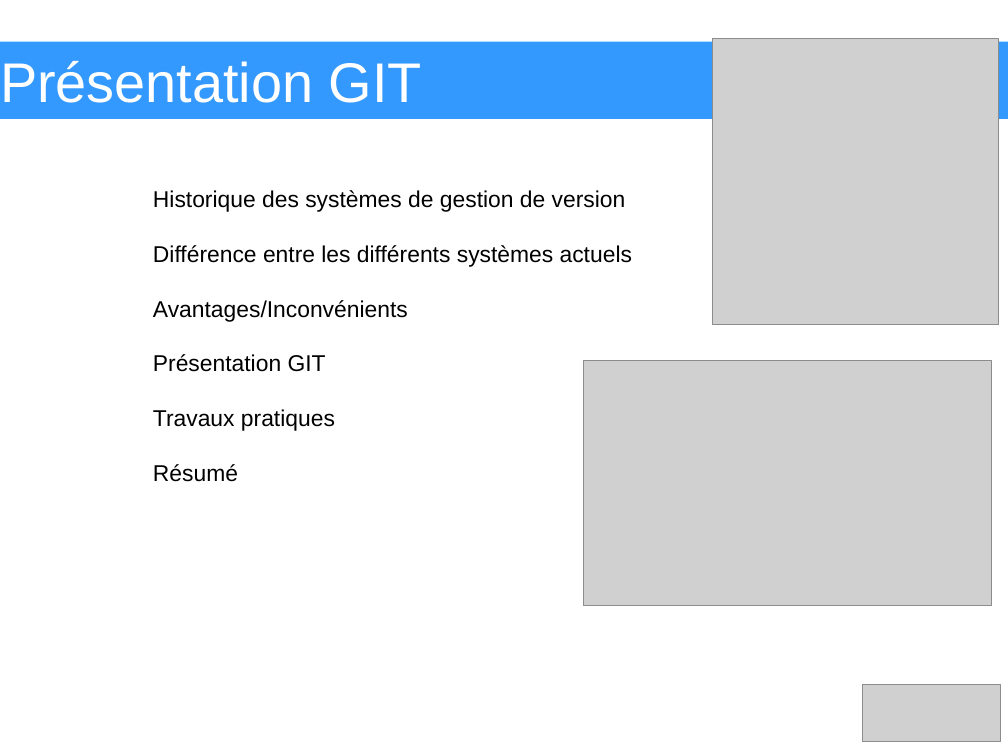
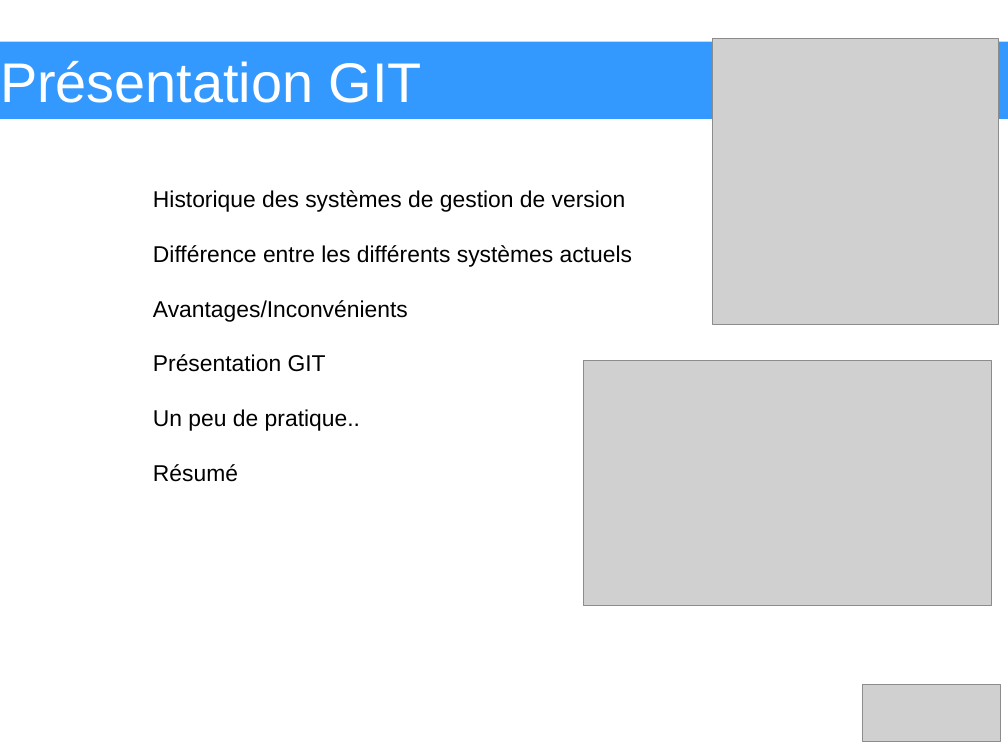
Before and after one commit to heylve/current, a slide deck: slide 1 of Presentations/git_explained.odp. Drawn at 1008x756 pixels with LibreOffice and Linux fonts; fonts in the diff are those of the drawing; grey boxes stand for pictures. Boxes give left, top, right and bottom in pixels: in the first picture for what was removed or moved away, otherwise in the second. Text is boxed around its words. In the diff, an @@ line names an element or a change of style, - is before the commit and + after.

```diff
--- a/Presentations/git_explained.odp
+++ b/Presentations/git_explained.odp
@@ text at bbox=[153, 409, 360, 431]: text changed @@
-Travaux pratiques
+Un peu de pratique..
```
Also in this commit, not shown: 2 other slides changed.
